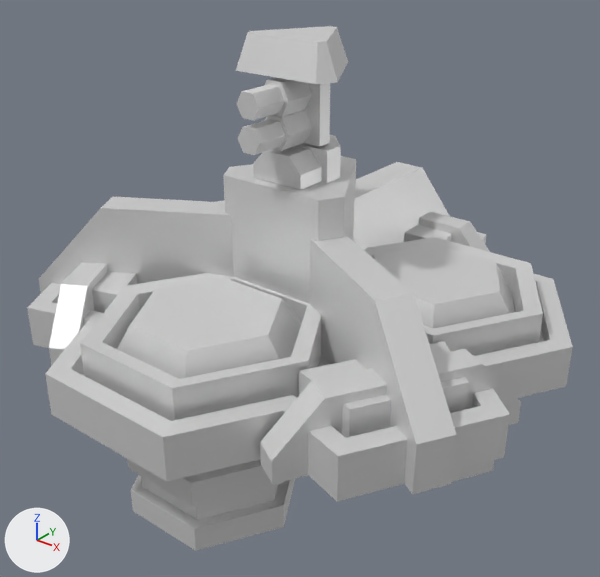
An edit to the glTF model glb/cormexp.glb, drawn before and after from the same camera.
One viewpoint serves both versions: a camera (50 mm lens) standing at (68.5, -85.9, 59.9) and looking at (0.8, -1.2, 7.4). The axes (+X, +Y, +Z) are drawn at lower left. The lights are the same throughout. The picture after the commit comes second. Where no turn or scale is listed for an object, it has been applied to the vertices.

The first picture shows 'barrel', 'base', 'column', 'top', 'turret1', 'turret2'.
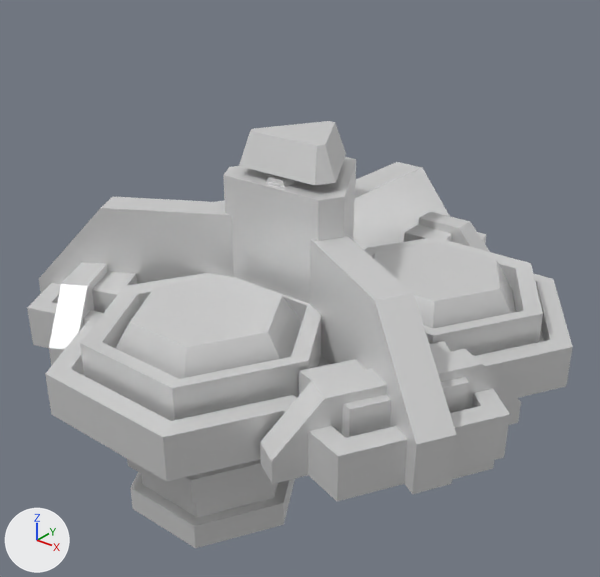
Changed parts and their boxes (x1, y1, x2, y2) in the pictures (600 x 577 px):
'column', moved
    before: (117, 245, 515, 551)
    after: (115, 242, 516, 548)
'top', moved
    before: (236, 26, 348, 84)
    after: (239, 121, 346, 185)
'turret1', moved (mostly hidden afterwards)
    before: (264, 78, 330, 151)
    after: (266, 175, 299, 187)
'turret2', moved (not visible afterwards)
    before: (253, 135, 341, 190)
'barrel', moved (mostly hidden afterwards)
    before: (236, 85, 285, 155)
    after: (268, 182, 281, 187)

The change, as a diff of the scene's bpy script:
```diff
--- a/glb/cormexp.glb.py
+++ b/glb/cormexp.glb.py
@@ ob_column @@
 ob_column = bpy.data.objects.new('column', me_column)
-ob_column.location = (0.0, 0.0, 0.0)
+ob_column.location = (0.0, 0.0, 0.4)
@@ ob_top @@
 ob_top.parent = ob_base
-ob_top.location = (0.0, 0.0, 14.21)
+ob_top.location = (0.0, 0.0, 1.379)
@@ ob_barrel @@
 ob_barrel.parent = ob_turret1
-ob_barrel.location = (0.0, -8.272, 18.21)
+ob_barrel.location = (0.0, -3.579, 18.21)
```
